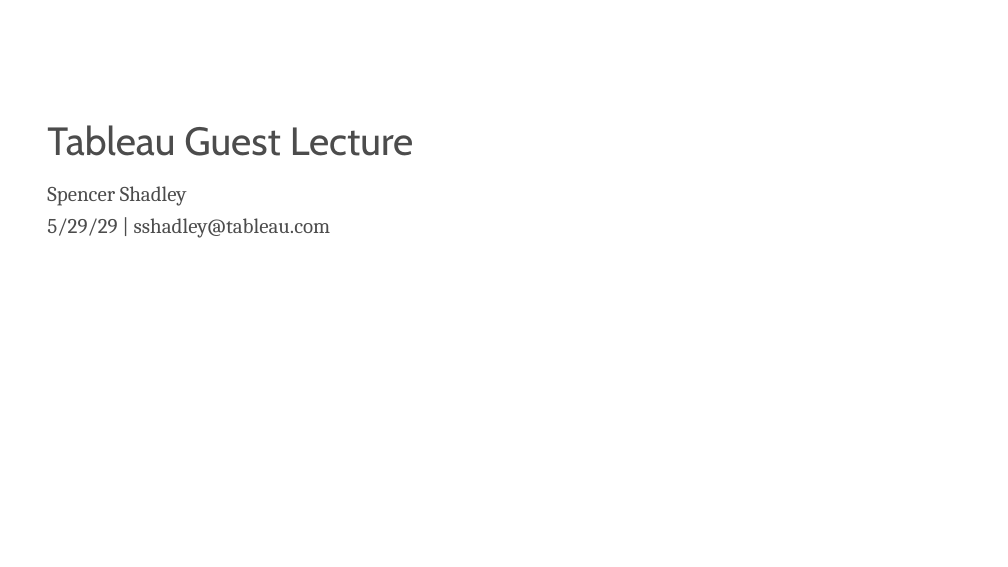
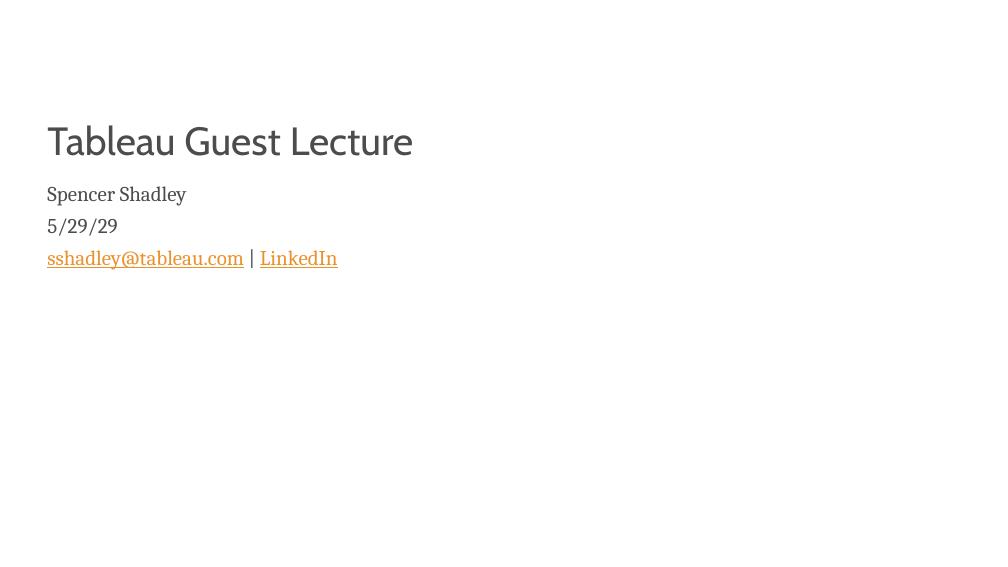
Before and after one commit to s-kyle-reed/data-lecture, a slide deck: slide 1 of lecture.pptx. Drawn at 1008x567 pixels with LibreOffice and Linux fonts; fonts in the diff are those of the drawing; background and template pictures are left out. Boxes give left, top, right and bottom in pixels: in the first picture for what was removed or moved away, otherwise in the second. Text is boxed around its words. In the diff, an @@ line names an element or a change of style, - is before the commit and + after.

```diff
--- a/lecture.pptx
+++ b/lecture.pptx
@@ text at [47,218,338,270]: text changed; text colour #4C4C4C to #EB912C @@
-5/29/29 | sshadley@tableau.com
+5/29/29
+sshadley@tableau.com | LinkedIn
```
Also in this commit, not shown: 2 other slides changed, 1 other file.
